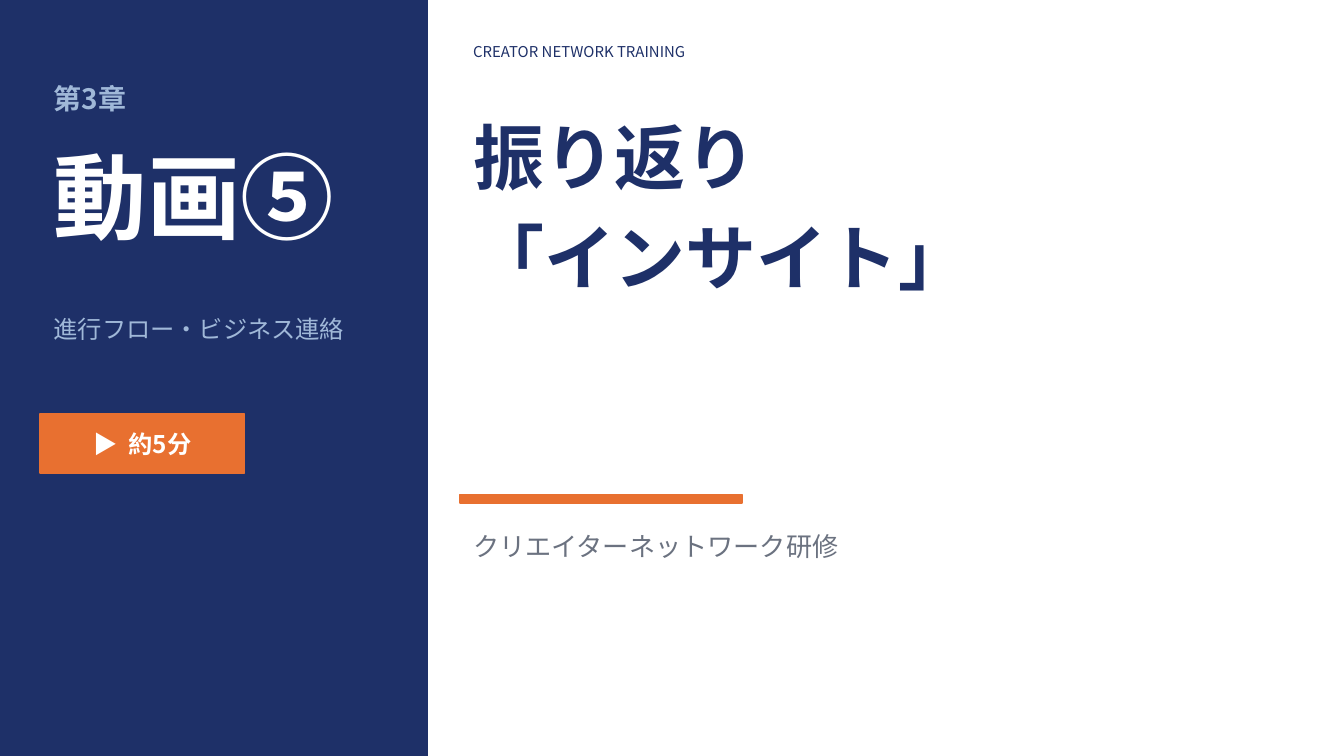
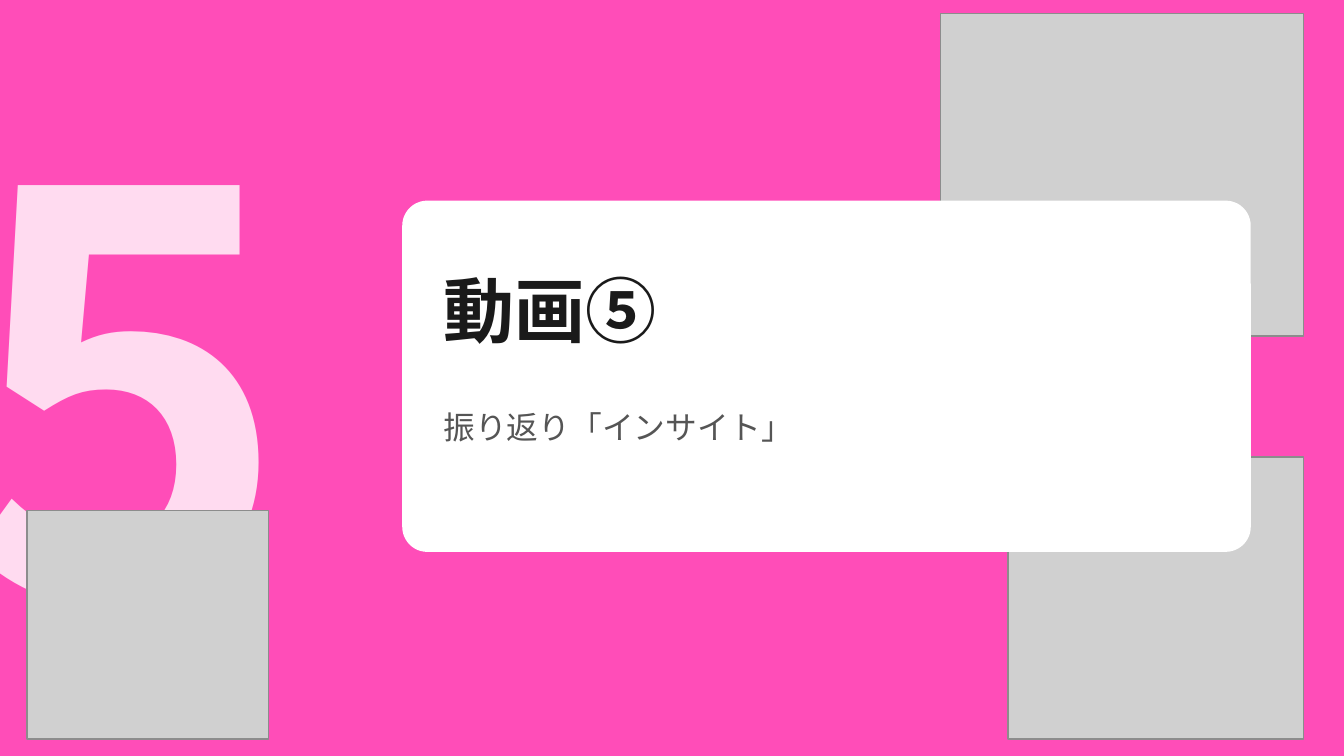
Before and after one commit to nagasawakai-eng/torihada-pptx-editor, a slide deck: slide 26 of TORIHADA_第3週_研修資料.pptx. Drawn at 1344x756 pixels with LibreOffice and Linux fonts; fonts in the diff are those of the drawing; grey boxes stand for pictures. Boxes give left, top, right and bottom in pixels: in the first picture for what was removed or moved away, otherwise in the second. Text is boxed around its words. In the diff, an @@ line names an element or a change of style, - is before the commit and + after.

```diff
--- a/TORIHADA_第3週_研修資料.pptx
+++ b/TORIHADA_第3週_研修資料.pptx
@@ background #FFFFFF to #FF4DB8 @@
@@ rectangle removed at (0, 0, 427, 755) @@
@@ picture added at (941, 13, 1304, 336) @@
@@ text removed at (473, 46, 685, 57) @@
-CREATOR NETWORK TRAINING
@@ text removed at (54, 85, 126, 112) @@
-第3章
@@ text added at (0, 185, 290, 735), 300 pt, text #FFFFFF at 80% opacity, bold @@
+5
@@ rounded rectangle added at (403, 202, 1250, 551), fill #FFFFFF, outline #FFFFFF 1 pt @@
@@ text "動画⑤": place and size @@
-text "動画⑤" at (54, 152, 334, 241)
+text "動画⑤" at (443, 276, 656, 344)
@@ text "動画⑤" at (443, 276, 656, 344): size 50 to 38 pt, text colour #FFFFFF to #1A1A1A @@
@@ text removed at (54, 317, 345, 340) @@
-進行フロー・ビジネス連絡
@@ text "振り返り「インサイト」" at (443, 412, 793, 442): vertical alignment top to middle @@
@@ rectangle removed at (40, 414, 245, 473) @@
@@ text at (443, 412, 793, 442): text changed; size 38 to 17 pt; text colour #1E3068 to #555555; bold off @@
-振り返り
-「インサイト」
+振り返り「インサイト」
@@ text removed at (129, 432, 192, 455) @@
-▶ 約5分
@@ picture added at (1008, 457, 1304, 739) @@
@@ rectangle removed at (460, 495, 742, 504) @@
@@ picture added at (27, 511, 269, 739) @@
@@ text removed at (473, 534, 838, 558) @@
-クリエイターネットワーク研修
```
Also in this commit, not shown: 36 other slides changed.
